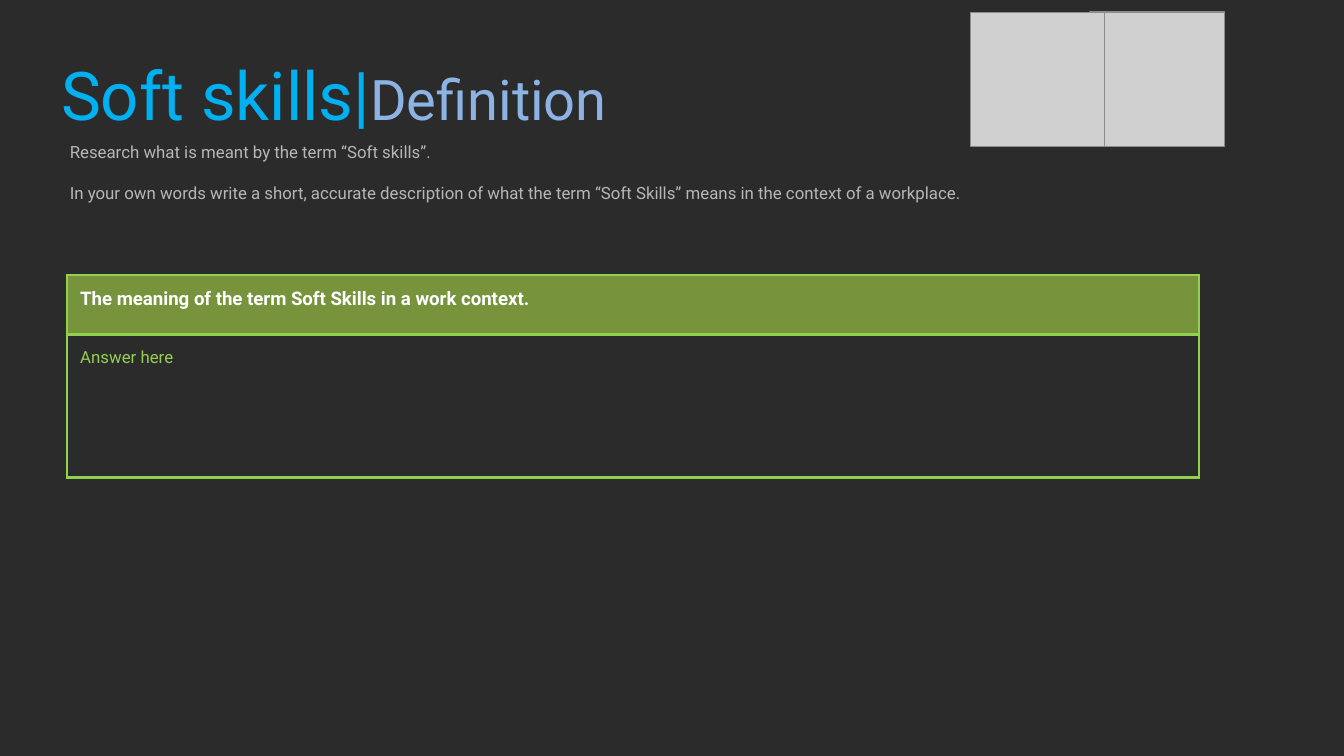
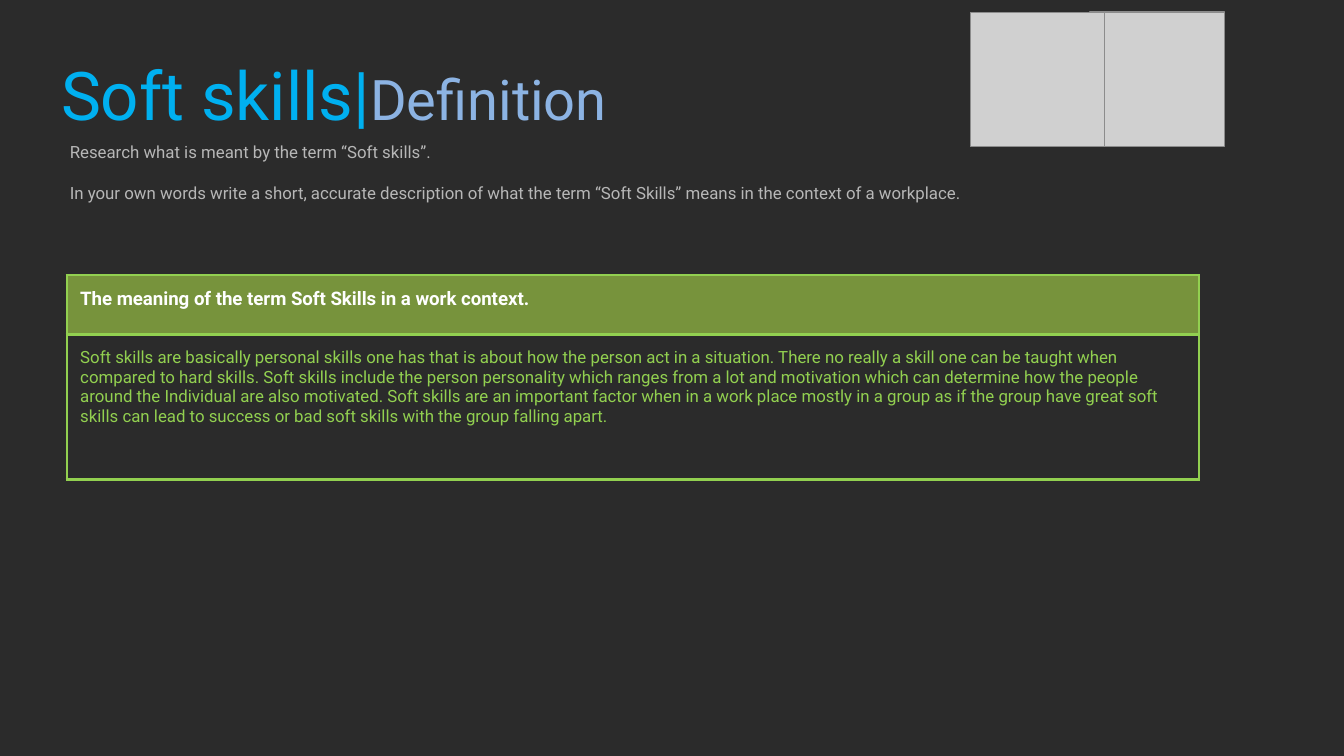
Before and after one commit to Ryszarder/ProfessionalStudies, a slide deck: slide 8 of 2021_Professional_Studies_1_BlakePeck.pptx. Drawn at 1344x756 pixels with LibreOffice and Linux fonts; fonts in the diff are those of the drawing; grey boxes stand for pictures; background and template pictures are left out; a plain dark background stands for a picture behind light text. Boxes give left, top, right and bottom in pixels: in the first picture for what was removed or moved away, otherwise in the second. Text is boxed around its words. In the diff, an @@ line names an element or a change of style, - is before the commit and + after.

Commit message:
Pages 8 - 17

```diff
--- a/2021_Professional_Studies_1_BlakePeck.pptx
+++ b/2021_Professional_Studies_1_BlakePeck.pptx
@@ table at [67, 276, 1199, 482] @@
-row 2, column 1: Answer here
+row 2, column 1: Soft skills are basically personal skills one has that is about how the person act in a situation. There no really a skill one can be taught when compared to hard skills. Soft skills include the person personality which ranges from a lot and motivation which can determine how the people around the Individual are also motivated. Soft skills are an important factor when in a work place mostly in a group as if the group have great soft skills can lead to success or bad soft skills with the group falling apart.
```
Also in this commit, not shown: 9 other slides changed.
